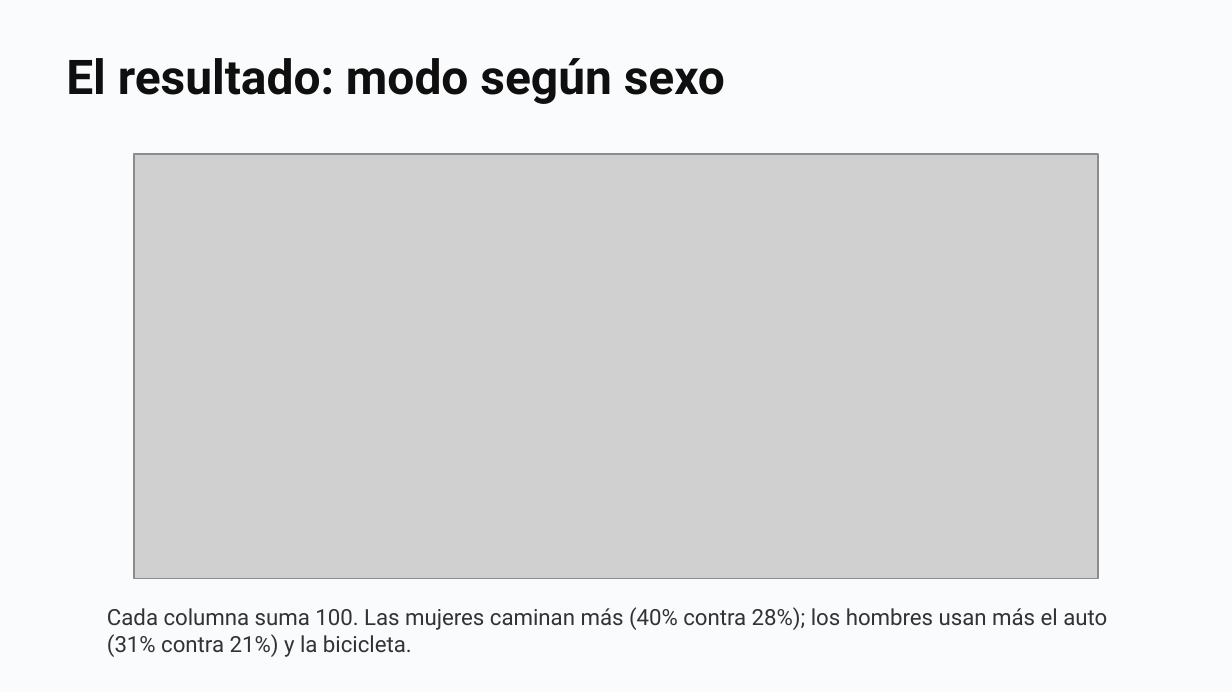
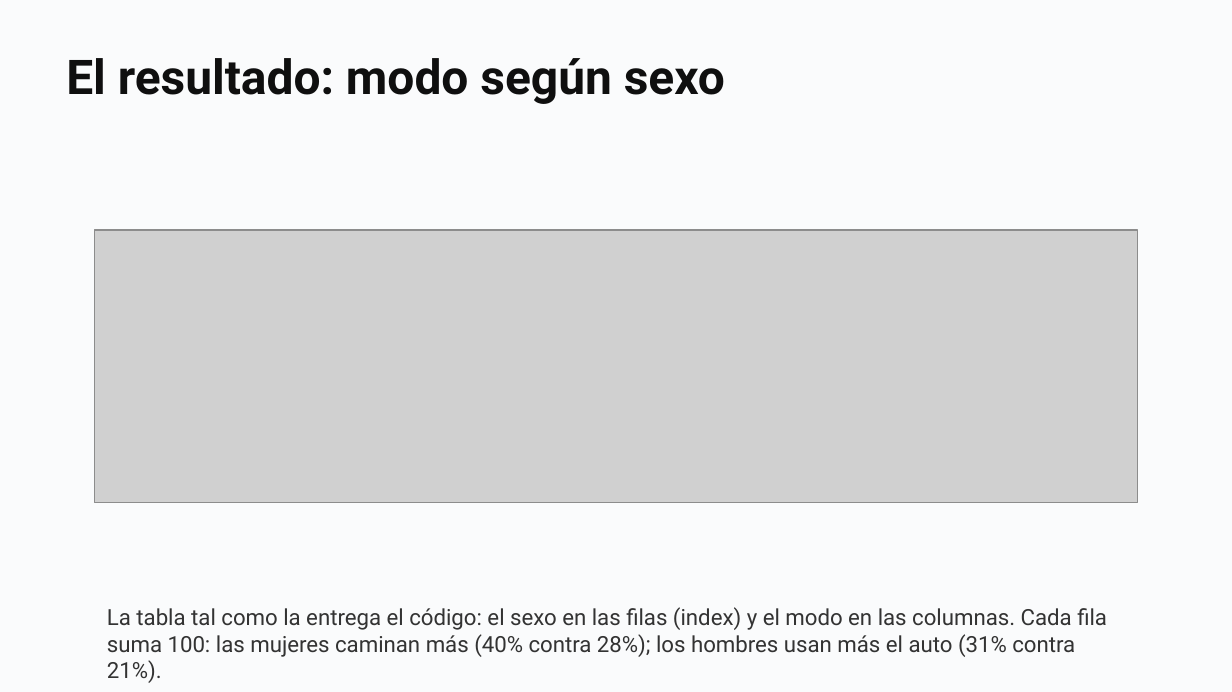
Before and after one commit to daniopitz/diplomado-cdd, a slide deck: slide 34 of presentaciones/clase03_eda_bivariado.pptx. Drawn at 1232x692 pixels with LibreOffice and Linux fonts; fonts in the diff are those of the drawing; grey boxes stand for pictures. Boxes give left, top, right and bottom in pixels: in the first picture for what was removed or moved away, otherwise in the second. Text is boxed around its words. In the diff, an @@ line names an element or a change of style, - is before the commit and + after.

```diff
--- a/presentaciones/clase03_eda_bivariado.pptx
+++ b/presentaciones/clase03_eda_bivariado.pptx
@@ picture: place and size @@
-picture at (134,154,1098,579)
+picture at (94,230,1137,504)
@@ text at (107,607,1107,657): text changed @@
-Cada columna suma 100. Las mujeres caminan más (40% contra 28%); los hombres usan más el auto (31% contra 21%) y la bicicleta.
+La tabla tal como la entrega el código: el sexo en las filas (index) y el modo en las columnas. Cada fila suma 100: las mujeres caminan más (40% contra 28%); los hombres usan más el auto (31% contra 21%).
```
Also in this commit, not shown: 2 other slides changed, 3 other files.
